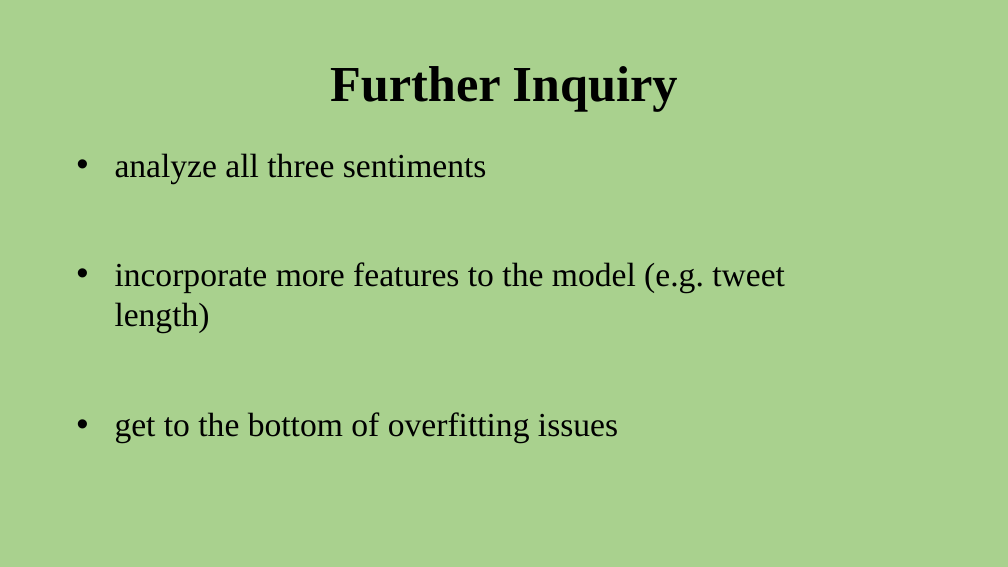
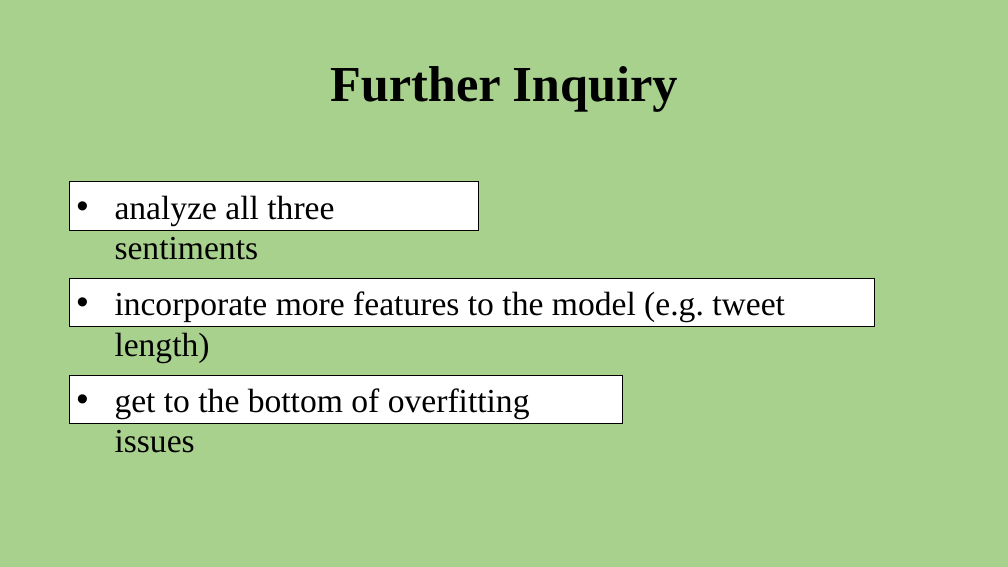
Before and after one commit to aarongalbraith/flatiron-phase4-project, a slide deck: slide 12 of presentation.pptx. Drawn at 1008x567 pixels with LibreOffice and Linux fonts; fonts in the diff are those of the drawing. Boxes give left, top, right and bottom in pixels: in the first picture for what was removed or moved away, otherwise in the second. Text is boxed around its words. In the diff, an @@ line names an element or a change of style, - is before the commit and + after.

```diff
--- a/presentation.pptx
+++ b/presentation.pptx
@@ fill none to #FFFFFF; outline none to #000000 0.75 pt in 3 elements at [70, 278, 875, 327], [70, 375, 622, 423], [70, 181, 479, 230] @@
@@ rectangle "analyze all three sentiments": place and size @@
-rectangle "analyze all three sentiments" at [115, 153, 487, 183]
+rectangle "analyze all three sentiments" at [70, 181, 479, 230]
@@ rectangle "incorporate more features to the ...": place and size @@
-rectangle "incorporate more features to the ..." at [115, 262, 785, 333]
+rectangle "incorporate more features to the ..." at [70, 278, 875, 327]
@@ rectangle "get to the bottom of ...": place and size @@
-rectangle "get to the bottom of ..." at [115, 412, 618, 443]
+rectangle "get to the bottom of ..." at [70, 375, 622, 423]
```
Also in this commit, not shown: 4 other slides changed, 1 other file.
